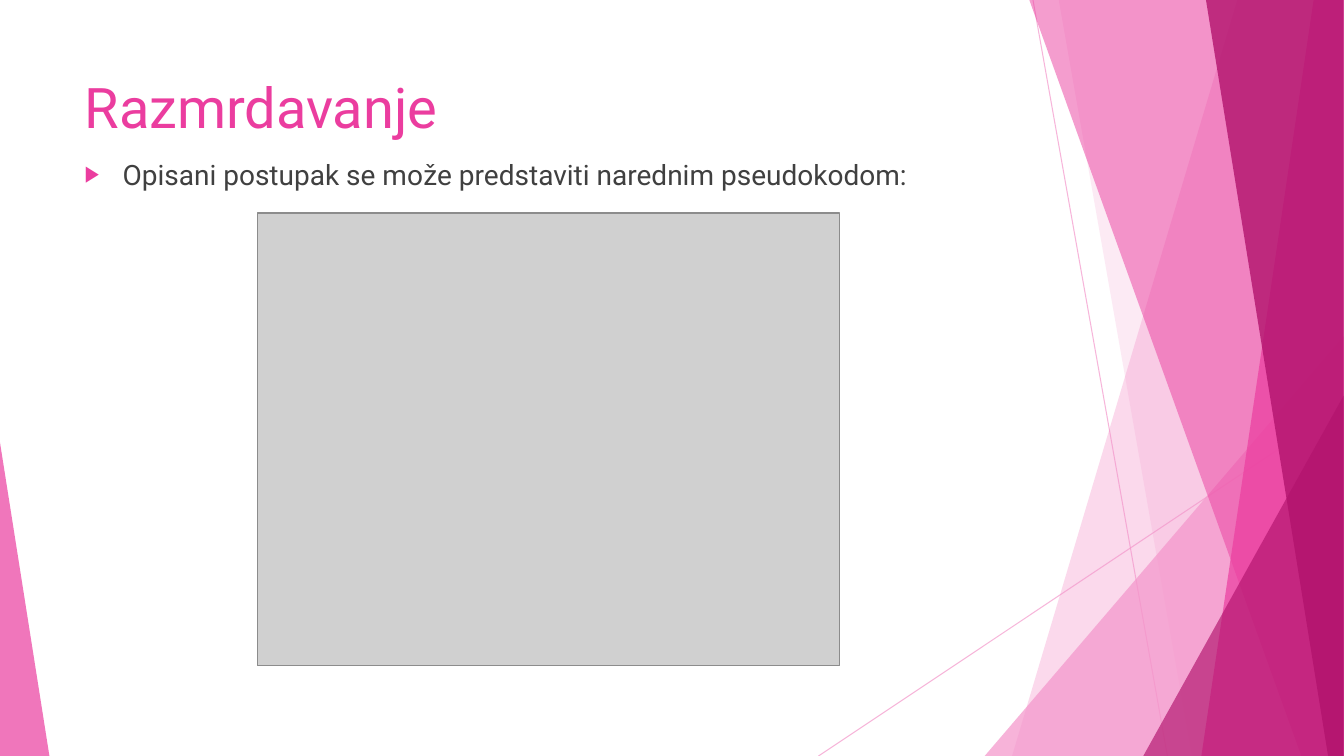
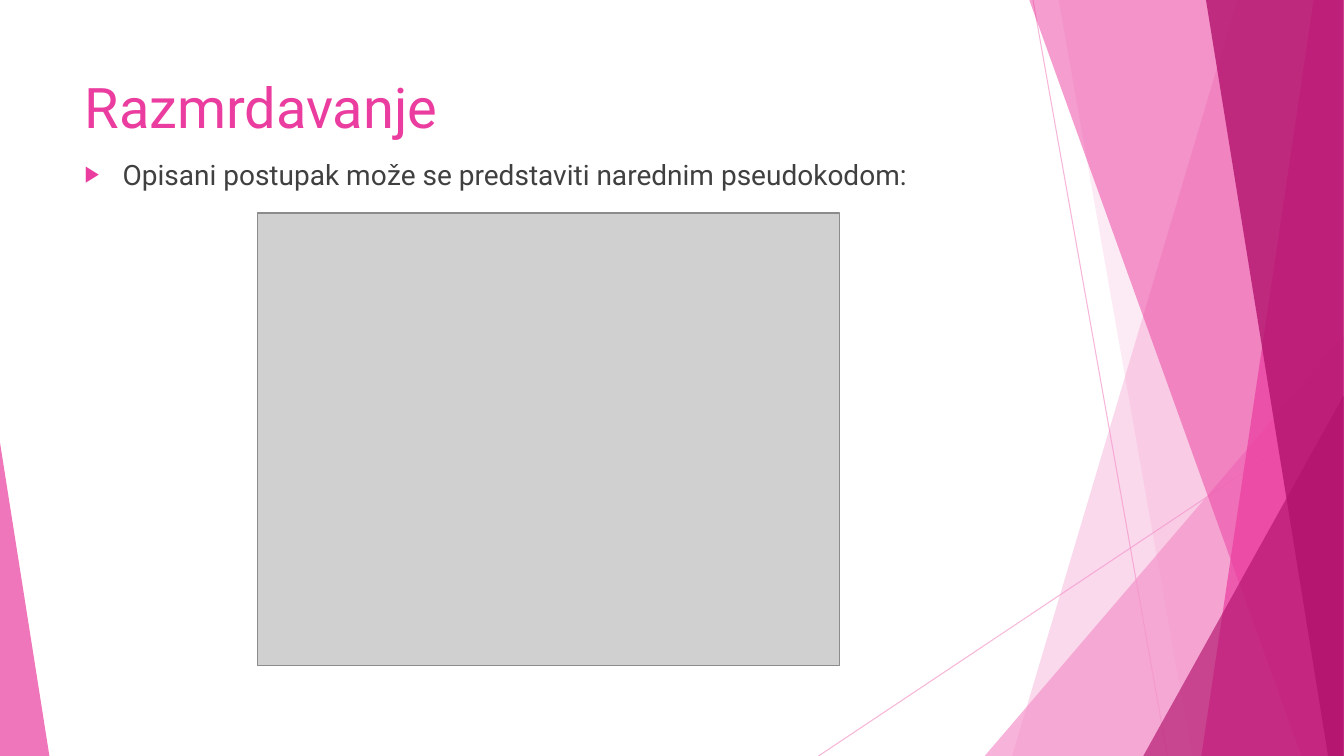
Before and after one commit to NevenaaNikolic/Bandwidth-minimization-problem, a slide deck: slide 15 of Presentation/BMP.ppsx. Drawn at 1344x756 pixels with LibreOffice and Linux fonts; fonts in the diff are those of the drawing; grey boxes stand for pictures. Boxes give left, top, right and bottom in pixels: in the first picture for what was removed or moved away, otherwise in the second. Text is boxed around its words. In the diff, an @@ line names an element or a change of style, - is before the commit and + after.

```diff
--- a/Presentation/BMP.ppsx
+++ b/Presentation/BMP.ppsx
@@ text at (123, 164, 907, 191): text changed @@
-▶ Opisani postupak se može predstaviti narednim pseudokodom:
+▶ Opisani postupak može se predstaviti narednim pseudokodom:
```
Also in this commit, not shown: 3 other slides changed.
